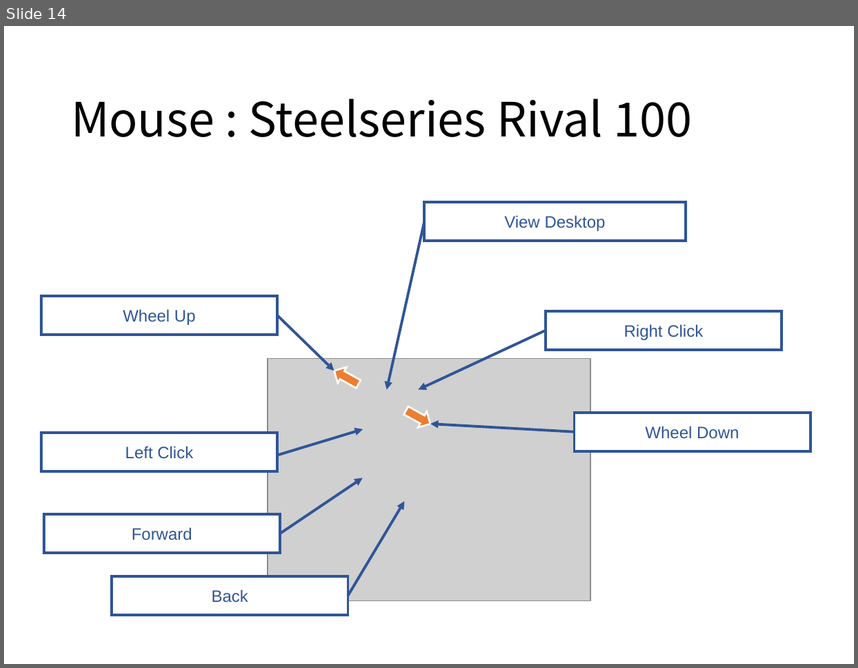
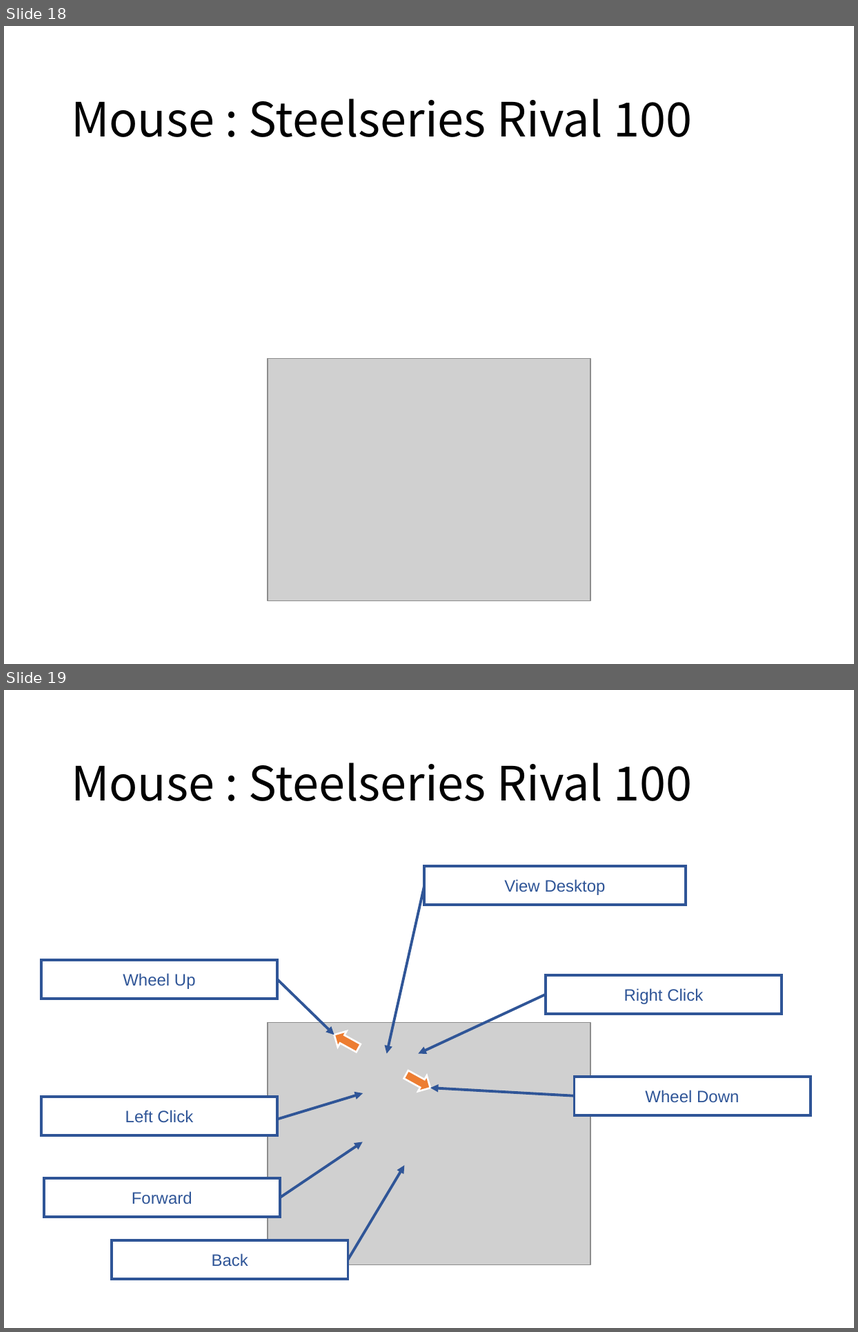
Before and after one commit to ittooo66/myAHK, a slide deck: MANUAL.pptx. Shown one above the other, each under a label of ours: slide 14 before the commit, slides 18 and 19 after it. The pictures are 858x668 and 858x1332 pixels, drawn with LibreOffice and Linux fonts; fonts in the diff are those of the drawing; grey boxes stand for pictures. Boxes give left, top, right and bottom in pixels: in the first picture for what was removed or moved away, otherwise in the second. Text is boxed around its words. In the diff, an @@ line names an element or a change of style, - is before the commit and + after.

```diff
--- a/MANUAL.pptx
+++ b/MANUAL.pptx
@@ slide 18 added at [4,26,854,664], background #FFFFFF @@
@@ title added at [71,98,693,137], 40 pt, text #000000 @@
+Mouse : Steelseries Rival 100
@@ picture added at [268,359,590,601] @@
@@ what was slide 14 is now slide 19 @@
```
Also in this commit, not shown: 11 slides changed, 4 other slides added, 1 slide removed.
